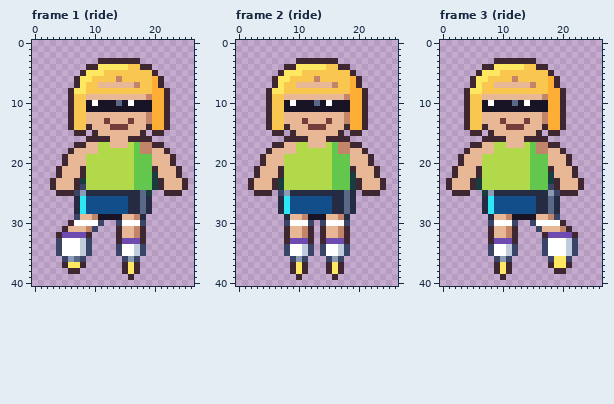
Pixel-art file: art/hood-city/rollerblader@56.aseprite. The picture above is the old version.
27x41 pixels, 4 frames. Shown: frame 1 (ride), frame 2 (ride), frame 3 (ride). The commit also changed other frames, which this record leaves out.
Now the later version:
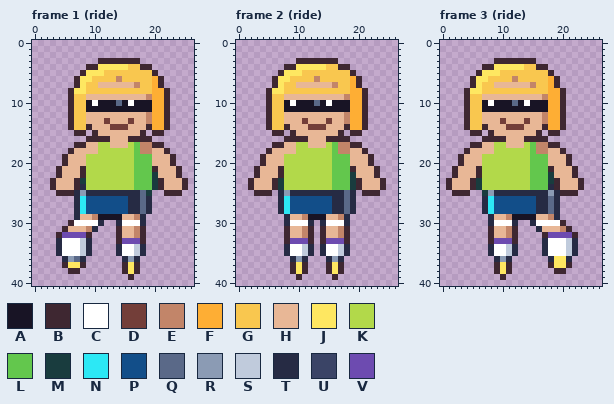
Palette (. is transparent): A #181425  B #3e2731  C #ffffff  D #733e39  E #c28569  F #feae34  G #f9c74f  H #e8b796  J #fee761  K #b2d94a  L #63c74d  M #193c3e  N #2ce8f5  P #124e89  Q #5a6988  R #8b9bb4  S #c0cbdc  T #262b44  U #3a4466  V #6d4bb0
Difference:
Frame 1 (ride):
The edit turns colour U into colour T in row 24 at x 8; in row 25 at x 7; in row 29 at x 7; in row 30 at x 11, 14 and 18; in row 31 at x 10; in row 33 at x 4 and 9.
The edit turns colour U into colour T in rows 34 to 35 at x 4, 9, 14 and 18; in row 36 at x 5, 8, 15 and 17.
Frame 2 (ride):
The edit turns colour U into colour T in row 25 at x 7; in row 30 at x 8, 12, 14 and 18; in rows 34 to 35 at x 8, 12, 14 and 18; in row 36 at x 9, 11, 15 and 17.
Frame 3 (ride):
The edit turns colour U into colour T in row 24 at x 18; in row 25 at x 19; in row 29 at x 19; in row 30 at x 8, 12 and 15; in row 31 at x 16; in row 33 at x 17 and 22.
The edit turns colour U into colour T in rows 34 to 35 at x 8, 12, 17 and 22; in row 36 at x 9, 11, 18 and 21.
Changed places in both pictures, as pixel boxes (x1, y1, x2, y2):
changed: (56, 184, 146, 262)
changed: (278, 190, 284, 196)
changed: (284, 220, 350, 262)
changed: (488, 184, 578, 262)
